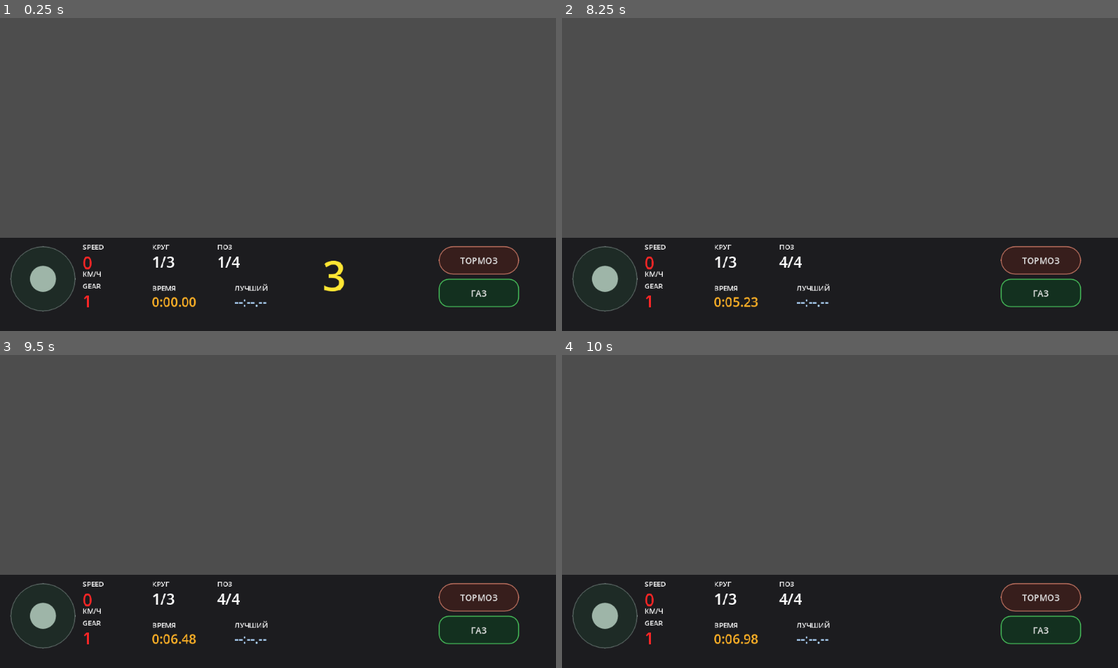
Above: before the commit, frames 1-4 (two rows, left to right).
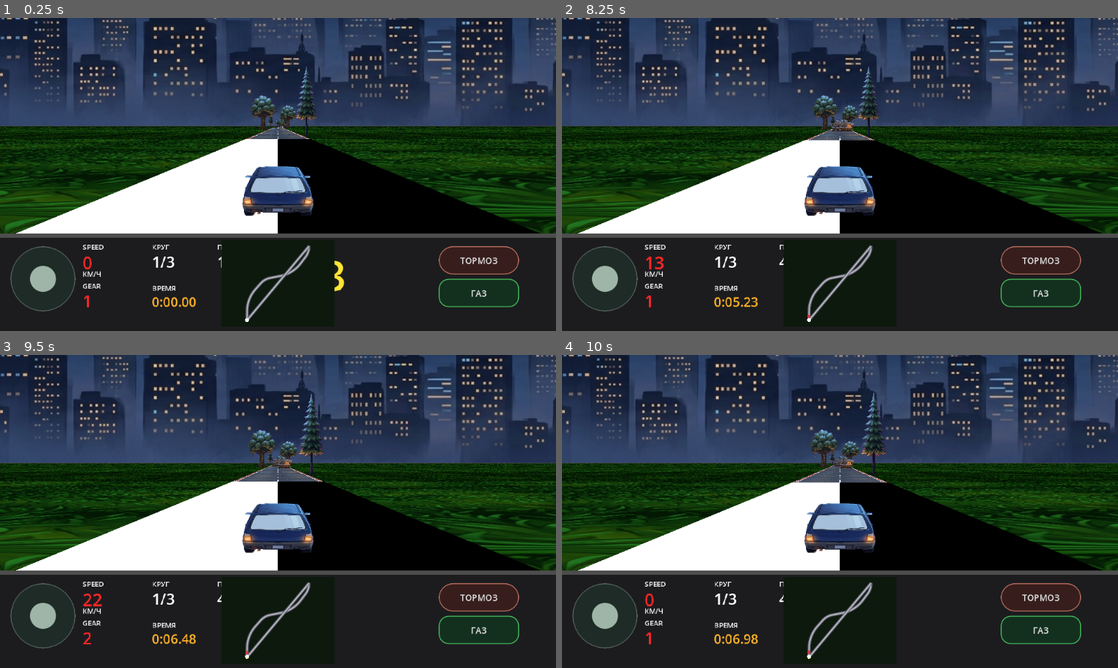
Above: after the commit, the same moments.

Repository: masterofmagic234/Arkon
Game: Godot game, scene res://scenes/level2_pseudo3d.tscn
Two runs of this game, one before a commit and one after it. Both use one fixed random seed, a clock stepped at 60 frames per second and the inputs below. This scene is started directly instead of the project's main scene.
Inputs (mouse positions are in pixels of both pictures, inside the frame that each line leads up to):
- Up to frame 1 (0.25 s): no input
- Up to frame 2 (8.25 s): click "ТОРМОЗ" at 0.5 s; click "ГАЗ" at 1.25 s; tap Enter at 2, 3.5, 6.5 s; move the mouse to (962, 158) at 2.02 s; hold D (race_right) 2.03-2.75 s; click (962, 158) at 2.17 s; tap Space at 2.75, 5, 8 s; drag from (728, 190) to (812, 237) at 2.77 s; move the mouse to (895, 105) at 3.52 s; hold D (race_right) 3.53-4.25 s; drag from (812, 237) to (673, 127) at 4.27 s; move the mouse to (1006, 221) at 5.02 s; hold A (race_left) 5.03-5.75 s; drag from (673, 127) to (756, 96) at 5.77 s; move the mouse to (867, 174) at 6.52 s; hold S (race_brake) 6.53-7.25 s; click (867, 174) at 6.67 s; drag from (756, 96) to (728, 190) at 7.27 s; move the mouse to (962, 158) at 8.02 s; hold W (race_accel) from 8.03 s (still down)
- Up to frame 3 (9.5 s): release W (race_accel) at 8.75 s; drag from (166, 527) to (250, 574) at 8.77 s
- Up to frame 4 (10 s): move the mouse to (895, 442) at 9.52 s; hold S (race_brake) from 9.53 s (still down)

The runs differ from the first frame. In frame 1, 68% of the frame differs, in the area x 0-100%, y 0-98%; in frame 2, 68%; in frame 3, 68%; in frame 4, 68%.
Error before the commit: Parse Error: Identifier "camera_track_x" not declared in the current scope. (res://scripts/race_renderer_pseudo3d.gd:229)

Commit message:
Fix skyline parallax fallback scope

Diff:
--- a/scripts/race_renderer_pseudo3d.gd
+++ b/scripts/race_renderer_pseudo3d.gd
@@ -179,19 +179,19 @@
     # than a static screen-space image, so corners can move it subtly.
     draw_rect(Rect2(0.0, 0.0, w, horizon_y), Color(0.035, 0.07, 0.13), true)
 
+    var cam_seg: int = player_car.segment_index % track_size
+    var cam_progress: float = clampf(player_car.segment_progress, 0.0, 0.9999)
+    var camera_track_x: float = _smooth_track_x(float(cam_seg) + cam_progress)
+    var relative_track_x: float = camera_track_x - sky_reference_track_x
+
     if city_texture != null:
         var tex_w: float = float(city_texture.get_width())
         var tex_h: float = float(city_texture.get_height())
         var city_scale: float = 1.55
 
-        var cam_seg: int = player_car.segment_index % track_size
-        var cam_progress: float = clampf(player_car.segment_progress, 0.0, 0.9999)
-        var camera_track_x: float = _smooth_track_x(float(cam_seg) + cam_progress)
-
         # Use displacement from the race-start reference, not absolute
         # track_x. This prevents the skyline from accumulating an ever-growing
         # offset and keeps the panorama stable across laps.
-        var relative_track_x: float = camera_track_x - sky_reference_track_x
         var parallax_px: float = relative_track_x * 12.0
 
         # The backdrop is enlarged while its bottom edge stays exactly on the
